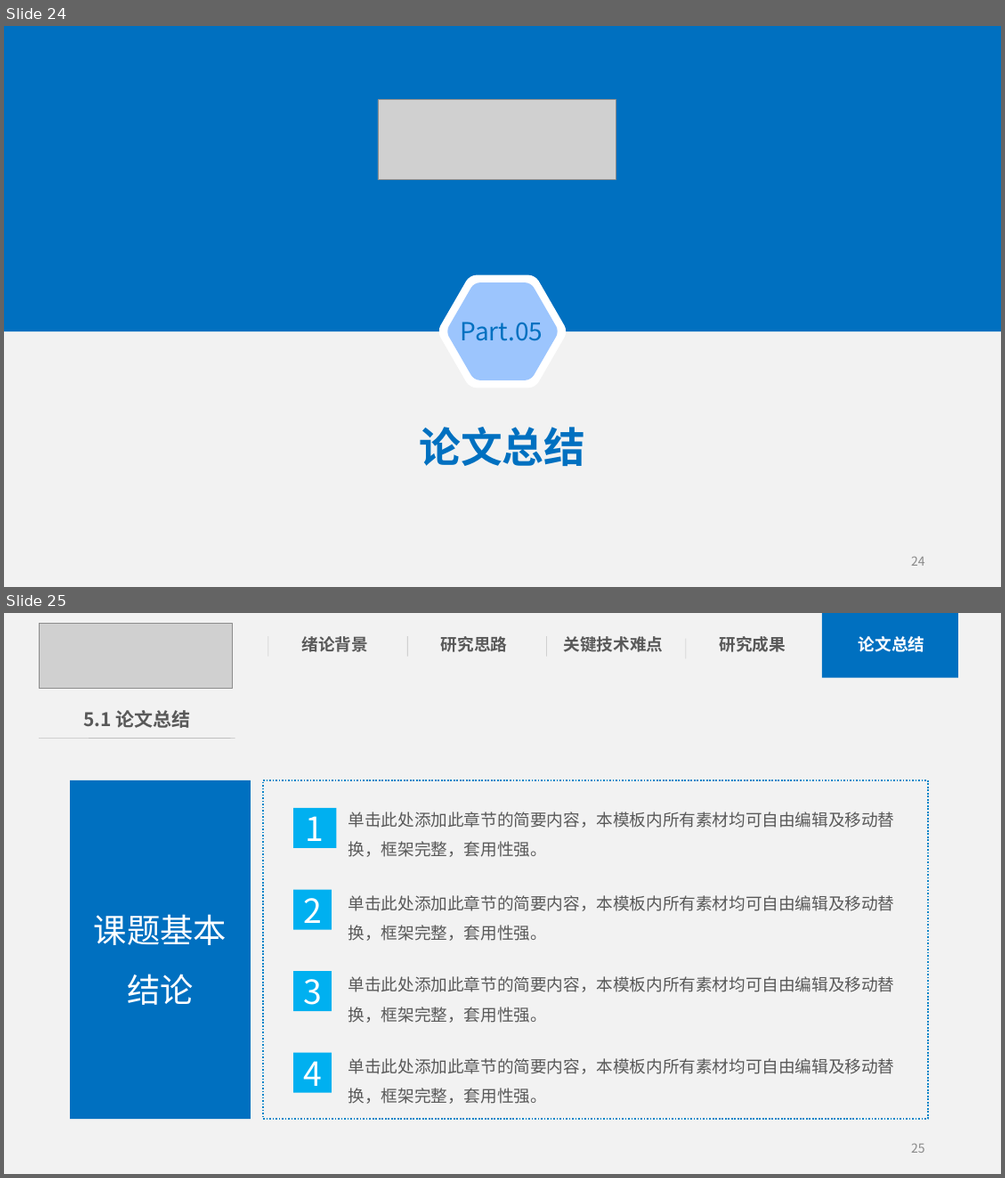
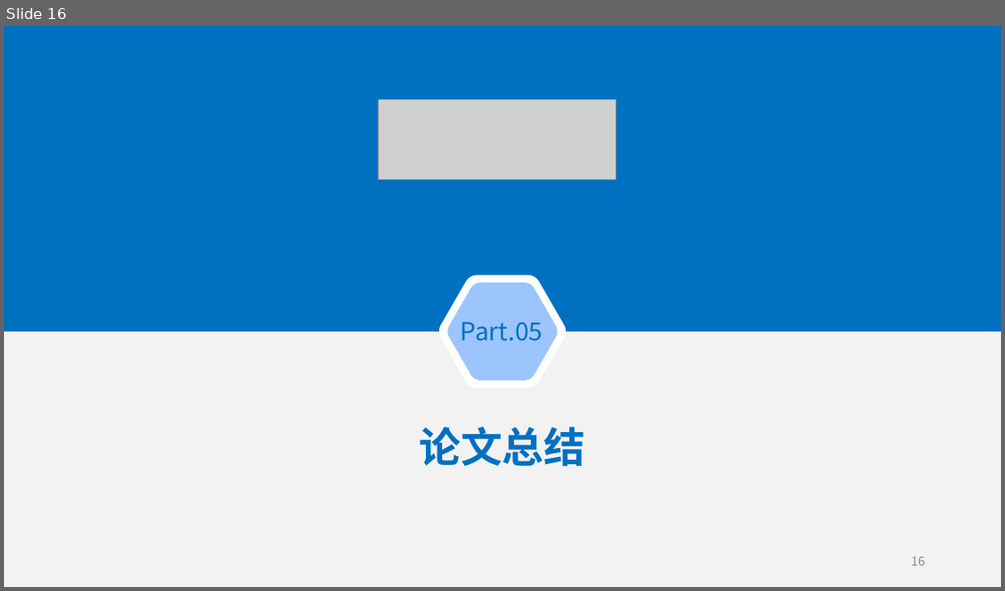
Before and after one commit to KIPKIPS/PocketCampusUnity, a slide deck: 基于Android的掌上校园APP开发答辩PPT.pptx. Shown one above the other, each under a label of ours: slides 24 and 25 before the commit, slide 16 after it. The pictures are 1005x1178 and 1005x591 pixels, drawn with LibreOffice and Linux fonts; fonts in the diff are those of the drawing; grey boxes stand for pictures. Boxes give left, top, right and bottom in pixels: in the first picture for what was removed or moved away, otherwise in the second. Text is boxed around its words. In the diff, an @@ line names an element or a change of style, - is before the commit and + after.

```diff
--- a/基于Android的掌上校园APP开发答辩PPT.pptx
+++ b/基于Android的掌上校园APP开发答辩PPT.pptx
@@ slide 25 removed at bbox=[4, 613, 1001, 1174], background #FFFFFF; not listed: 1 template element that a slide beside it also shows @@
@@ rectangle removed at bbox=[4, 613, 1001, 678] @@
@@ picture removed at bbox=[39, 624, 233, 689] @@
@@ line removed from (268, 636) to (268, 657) @@
@@ text removed at bbox=[302, 636, 368, 652] @@
-绪论背景
@@ line removed from (408, 636) to (408, 657) @@
@@ text removed at bbox=[441, 636, 507, 652] @@
-研究思路
@@ line removed from (547, 636) to (547, 657) @@
@@ text removed at bbox=[564, 636, 663, 652] @@
-关键技术难点
@@ line removed from (686, 639) to (686, 658) @@
@@ text removed at bbox=[720, 636, 785, 652] @@
-研究成果
@@ rectangle removed at bbox=[822, 613, 958, 678] @@
@@ text removed at bbox=[858, 636, 924, 652] @@
-论文总结
@@ text removed at bbox=[83, 710, 191, 728] @@
-5.1 论文总结
@@ line removed from (39, 738) to (235, 738) @@
@@ rectangle removed at bbox=[70, 780, 251, 1119] @@
-课题基本
-结论
@@ rectangle removed at bbox=[264, 780, 928, 1119] @@
@@ rectangle removed at bbox=[293, 808, 337, 848] @@
-1
@@ text removed at bbox=[348, 811, 895, 857] @@
-单击此处添加此章节的简要内容，本模板内所有素材均可自由编辑及移动替换，框架完整，套用性强。
@@ rectangle removed at bbox=[293, 890, 332, 930] @@
-2
@@ text removed at bbox=[348, 895, 895, 941] @@
-单击此处添加此章节的简要内容，本模板内所有素材均可自由编辑及移动替换，框架完整，套用性强。
@@ rectangle removed at bbox=[293, 971, 332, 1012] @@
-3
@@ text removed at bbox=[348, 976, 895, 1022] @@
-单击此处添加此章节的简要内容，本模板内所有素材均可自由编辑及移动替换，框架完整，套用性强。
@@ rectangle removed at bbox=[293, 1053, 332, 1093] @@
-4
@@ text removed at bbox=[348, 1058, 895, 1103] @@
-单击此处添加此章节的简要内容，本模板内所有素材均可自由编辑及移动替换，框架完整，套用性强。
@@ page number removed at bbox=[911, 1143, 925, 1152] @@
-25
@@ what was slide 24 is now slide 16 @@
@@ page number at bbox=[911, 556, 925, 565]: text changed @@
-24
+16
```
Also in this commit, not shown: 11 slides changed, 6 slides added, 18 other slides removed.
